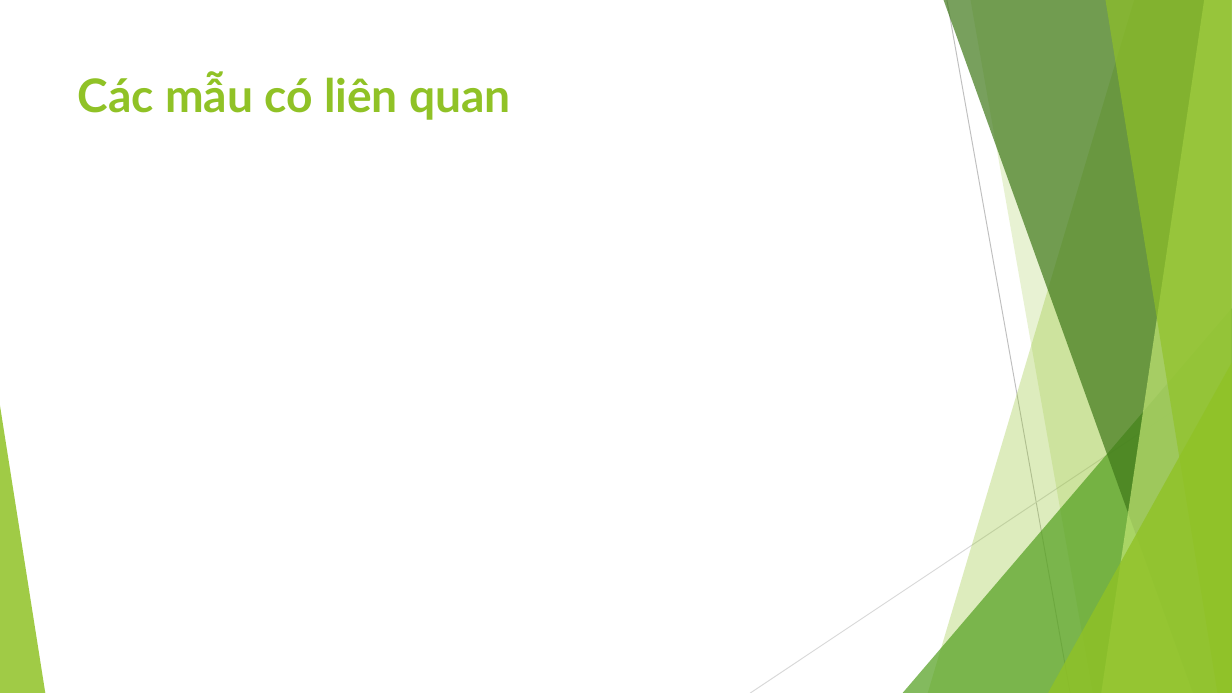
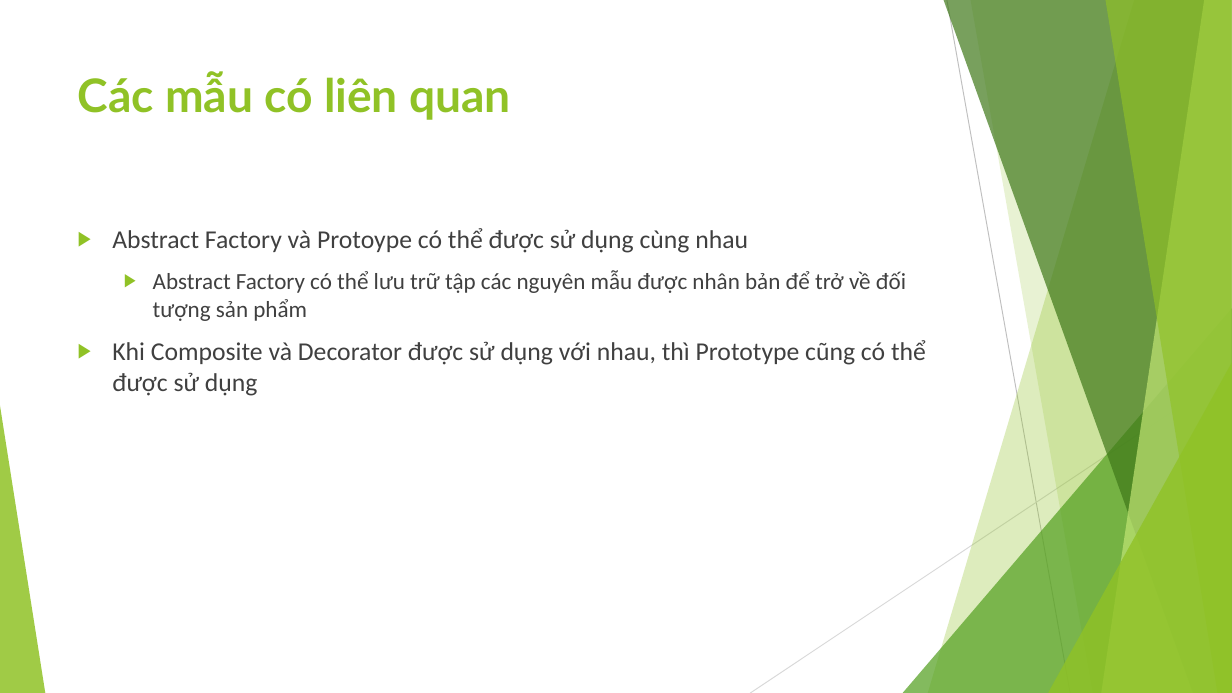
Before and after one commit to ChrisJamison/design_pattern, a slide deck: slide 10 of Báo cáo cuối kỳ/4. Prototype/Slide.pptx. Drawn at 1232x693 pixels with LibreOffice and Linux fonts; fonts in the diff are those of the drawing. Boxes give left, top, right and bottom in pixels: in the first picture for what was removed or moved away, otherwise in the second. Text is boxed around its words. In the diff, an @@ line names an element or a change of style, - is before the commit and + after.

Commit message:
Complete Prototype - Demo updating...

```diff
--- a/Báo cáo cuối kỳ/4. Prototype/Slide.pptx
+++ b/Báo cáo cuối kỳ/4. Prototype/Slide.pptx
@@ text added at <box>112,228,926,396</box>, 20 pt, text #404040 @@
+▶ Abstract Factory và Protoype có thể được sử dụng cùng nhau
+  ▶ Abstract Factory có thể lưu trữ tập các nguyên mẫu được nhân bản để trở về đối tượng sản phẩm
+▶ Khi Composite và Decorator được sử dụng với nhau, thì Prototype cũng có thể được sử dụng
```
Also in this commit, not shown: 10 other slides changed, 2 slides added, 1 slide removed, 15 other files.
